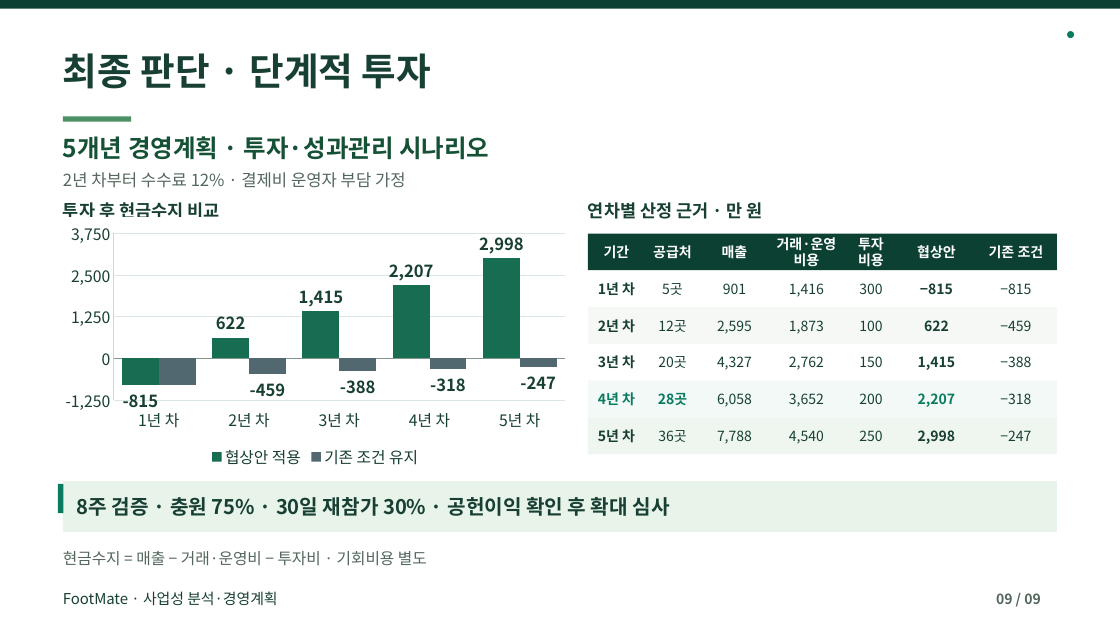
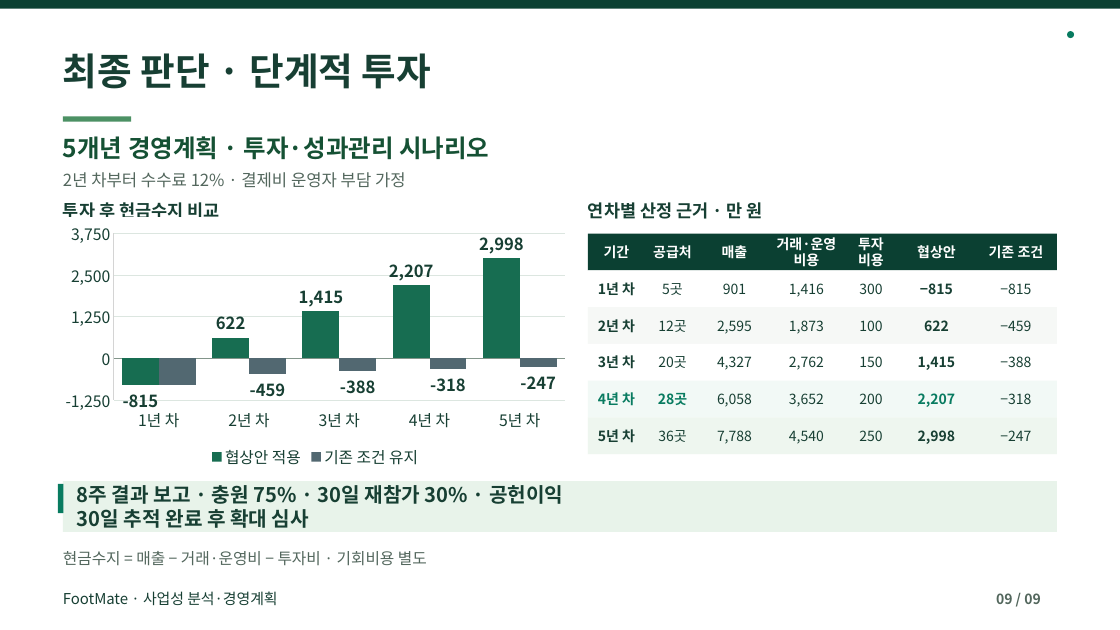
Before and after one commit to dohyunkimmm/footmate-case-study, a slide deck: slide 9 of src/case-study/downloads/footmate_report.pptx. Drawn at 1120x630 pixels with LibreOffice and Linux fonts; fonts in the diff are those of the drawing. Boxes give left, top, right and bottom in pixels: in the first picture for what was removed or moved away, otherwise in the second. Text is boxed around its words. In the diff, an @@ line names an element or a change of style, - is before the commit and + after.

```diff
--- a/src/case-study/downloads/footmate_report.pptx
+++ b/src/case-study/downloads/footmate_report.pptx
@@ text at (77,485,563,528): text changed @@
-8주 검증 · 충원 75% · 30일 재참가 30% · 공헌이익 확인 후 확대 심사
+8주 결과 보고 · 충원 75% · 30일 재참가 30% · 공헌이익
+30일 추적 완료 후 확대 심사
```
Also in this commit, not shown: 1 other slide changed, 10 other files.
